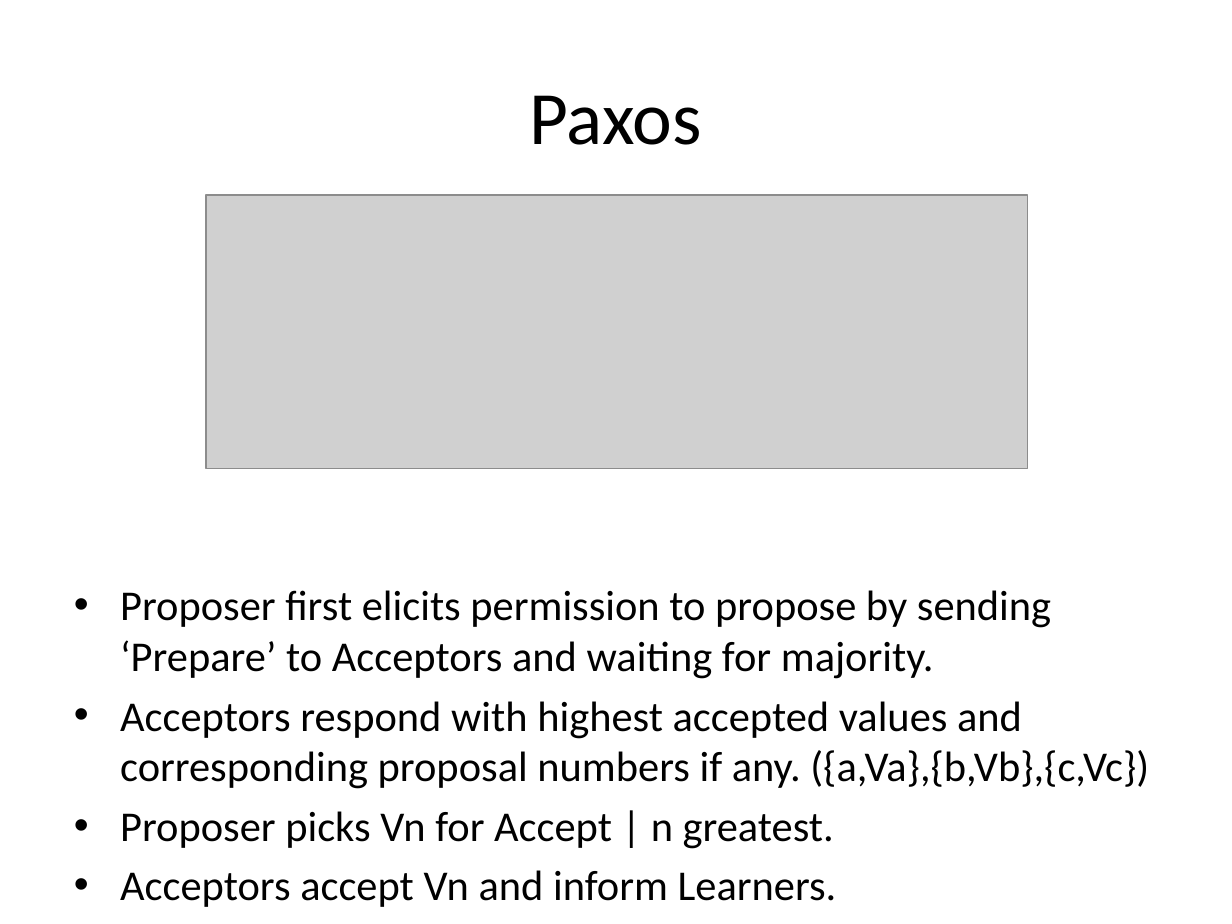
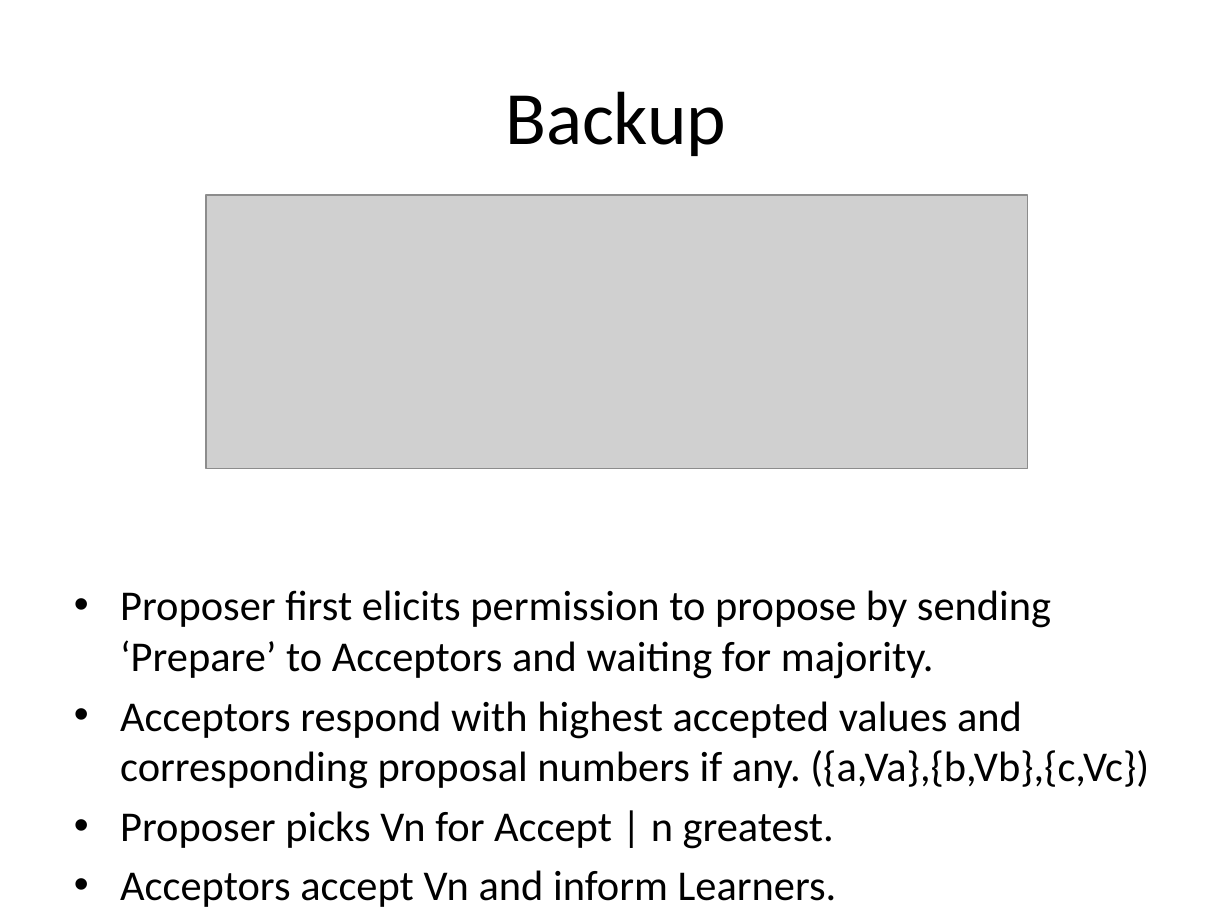
Before and after one commit to Slania/JPaxos-1, a slide deck: slide 30 of Paxos based directory updates for geo-replicated cloud storage.pptx (slide 11 before the commit). Drawn at 1232x924 pixels with LibreOffice and Linux fonts; fonts in the diff are those of the drawing; grey boxes stand for pictures. Boxes give left, top, right and bottom in pixels: in the first picture for what was removed or moved away, otherwise in the second. Text is boxed around its words. In the diff, an @@ line names an element or a change of style, - is before the commit and + after.

```diff
--- a/Paxos based directory updates for geo-replicated cloud storage.pptx
+++ b/Paxos based directory updates for geo-replicated cloud storage.pptx
@@ title at box(505, 91, 726, 156): text changed @@
-Paxos
+Backup
```
Also in this commit, not shown: 2 other slides changed, 9 slides added, 7 slides removed, 1 other file.
